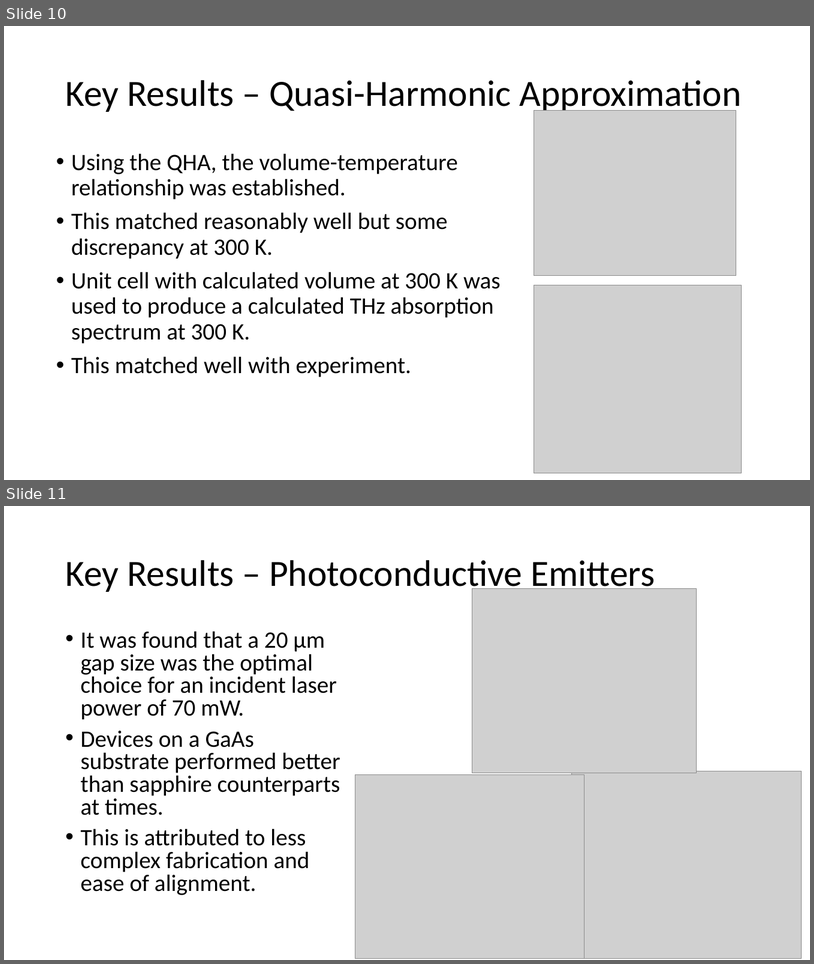
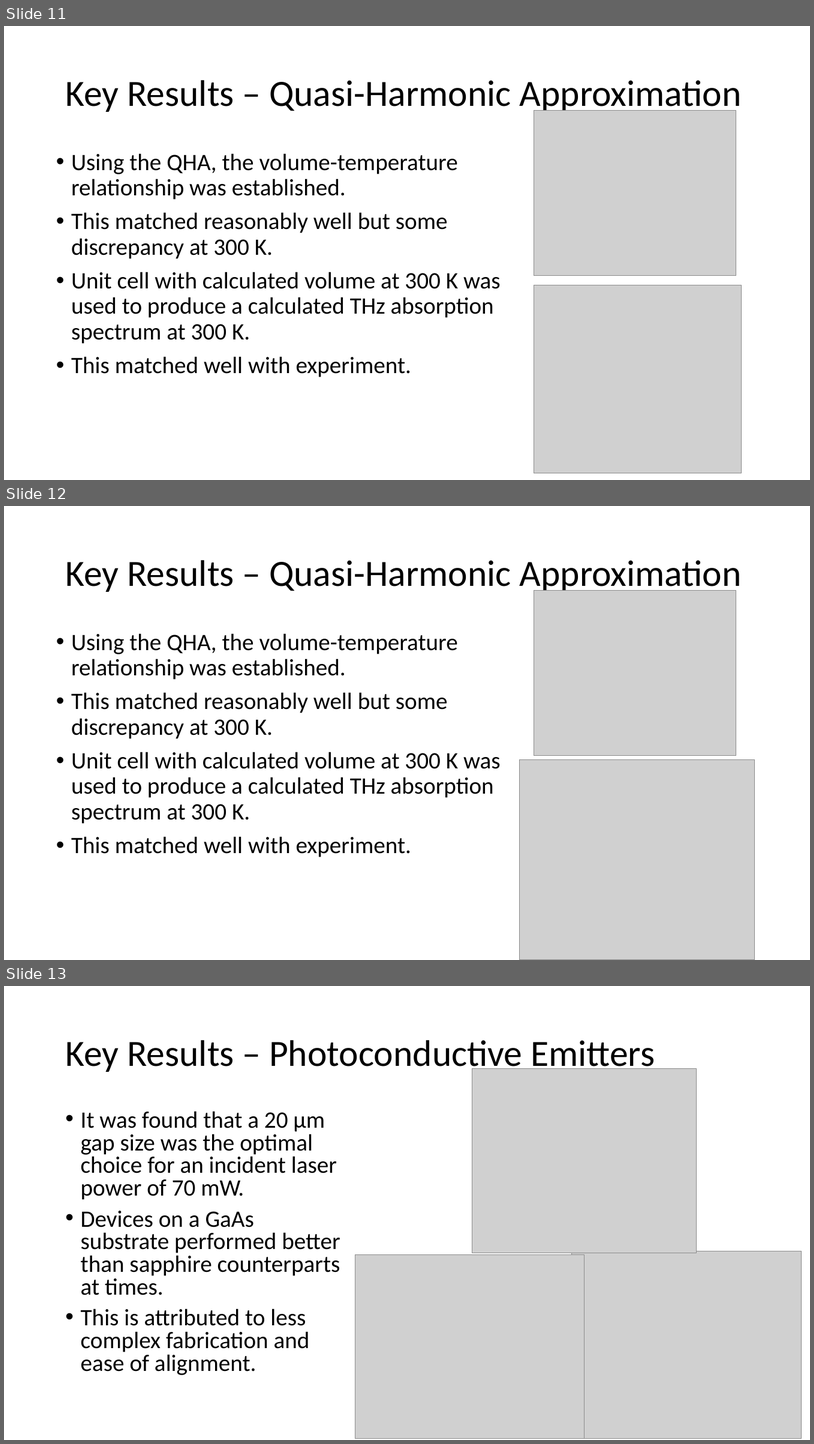
Before and after one commit to CalumTowler/Final-PhD-Files, a slide deck: VIVA_Presentation.pptx. Shown one above the other, each under a label of ours: slides 10 and 11 before the commit, slides 11, 12 and 13 after it. The pictures are 814x964 and 814x1444 pixels, drawn with LibreOffice and Linux fonts; fonts in the diff are those of the drawing; grey boxes stand for pictures. Boxes give left, top, right and bottom in pixels: in the first picture for what was removed or moved away, otherwise in the second. Text is boxed around its words. In the diff, an @@ line names an element or a change of style, - is before the commit and + after.

```diff
--- a/VIVA_Presentation.pptx
+++ b/VIVA_Presentation.pptx
@@ slide 12 added at (x1=4, y1=506, x2=810, y2=960), background #FFFFFF @@
@@ title added at (x1=65, y1=560, x2=742, y2=595), 44 pt, text #000000 @@
+Key Results – Quasi-Harmonic Approximation
@@ picture added at (x1=534, y1=590, x2=737, y2=755) @@
@@ text added at (x1=71, y1=633, x2=501, y2=857), 28 pt, text #000000 @@
+• Using the QHA, the volume-temperature relationship was established.
+• This matched reasonably well but some discrepancy at 300 K.
+• Unit cell with calculated volume at 300 K was used to produce a calculated THz absorption spectrum at 300 K.
+• This matched well with experiment.
@@ picture added at (x1=520, y1=759, x2=755, y2=960) @@
@@ what was slide 10 is now slide 11 @@
@@ what was slide 11 is now slide 13 @@
```
Also in this commit, not shown: 6 slides changed, 1 other slide added.
